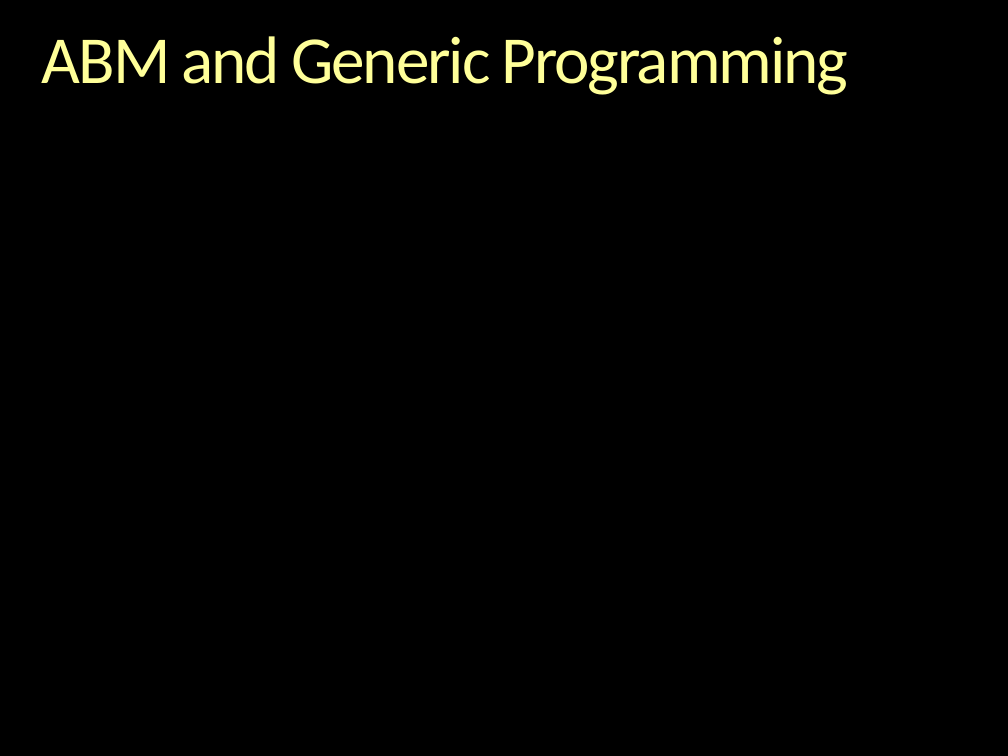
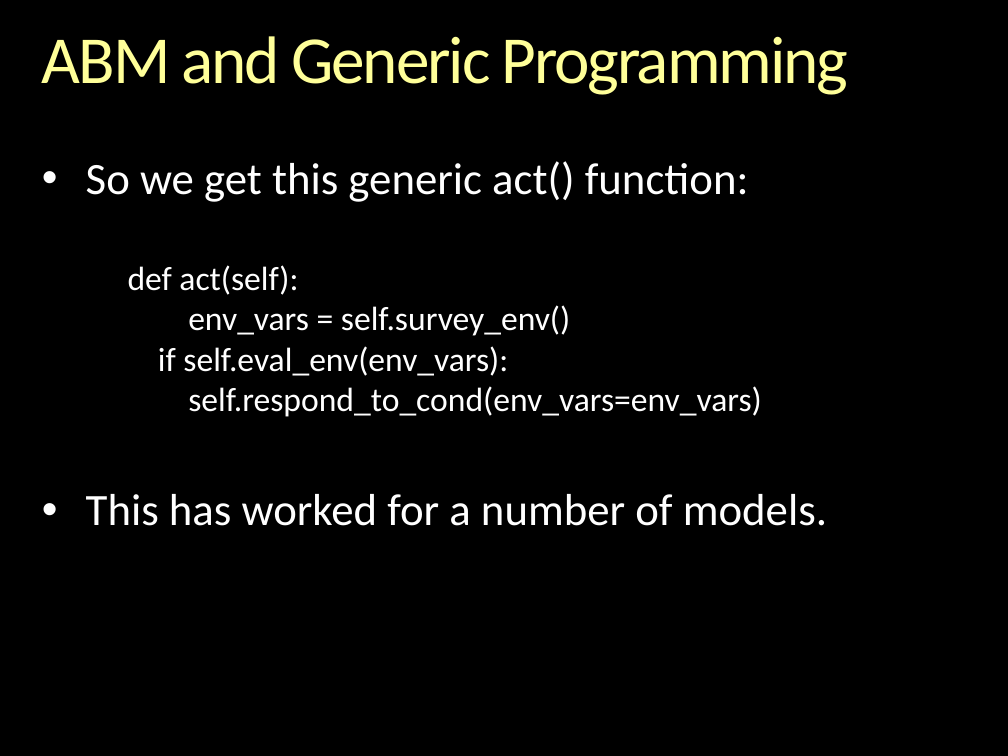
Before and after one commit to gcallah/indras_net, a slide deck: slide 14 of docs/GenericProgrammingAndABM.pptx. Drawn at 1008x756 pixels with LibreOffice and Linux fonts; fonts in the diff are those of the drawing; background and template pictures are left out. Boxes give left, top, right and bottom in pixels: in the first picture for what was removed or moved away, otherwise in the second. Text is boxed around its words. In the diff, an @@ line names an element or a change of style, - is before the commit and + after.

```diff
--- a/docs/GenericProgrammingAndABM.pptx
+++ b/docs/GenericProgrammingAndABM.pptx
@@ text added at box(86, 161, 749, 202), 32 pt, text #FFFFFF @@
+• So we get this generic act() function:
@@ text added at box(128, 265, 762, 417), 24 pt, text #FFFFFF @@
+def act(self):
+env_vars = self.survey_env()
+if self.eval_env(env_vars):
+self.respond_to_cond(env_vars=env_vars)
@@ text added at box(86, 494, 827, 526), 32 pt, text #FFFFFF @@
+• This has worked for a number of models.
```
Also in this commit, not shown: 3 other slides changed, 1 slide added, 1 other file.
